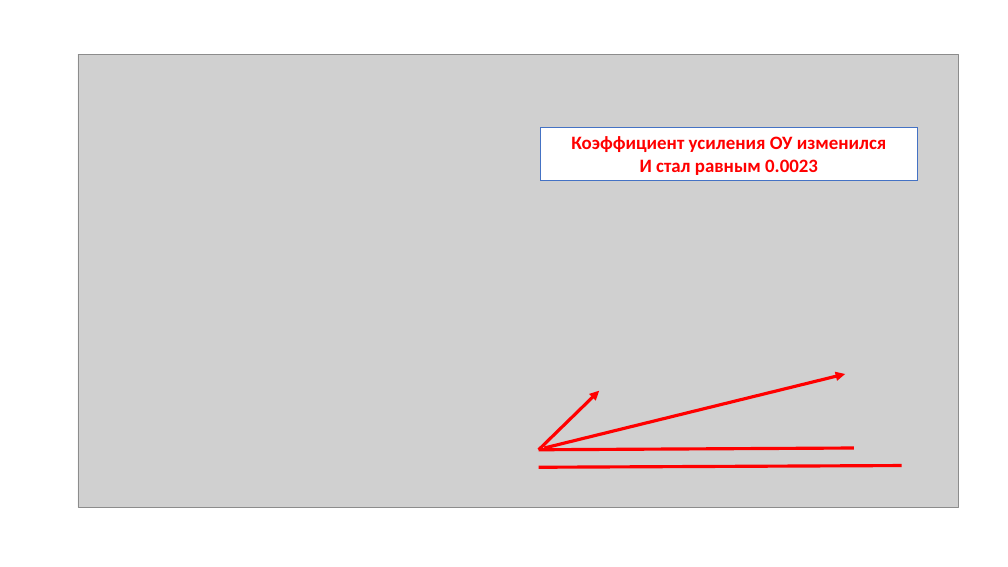
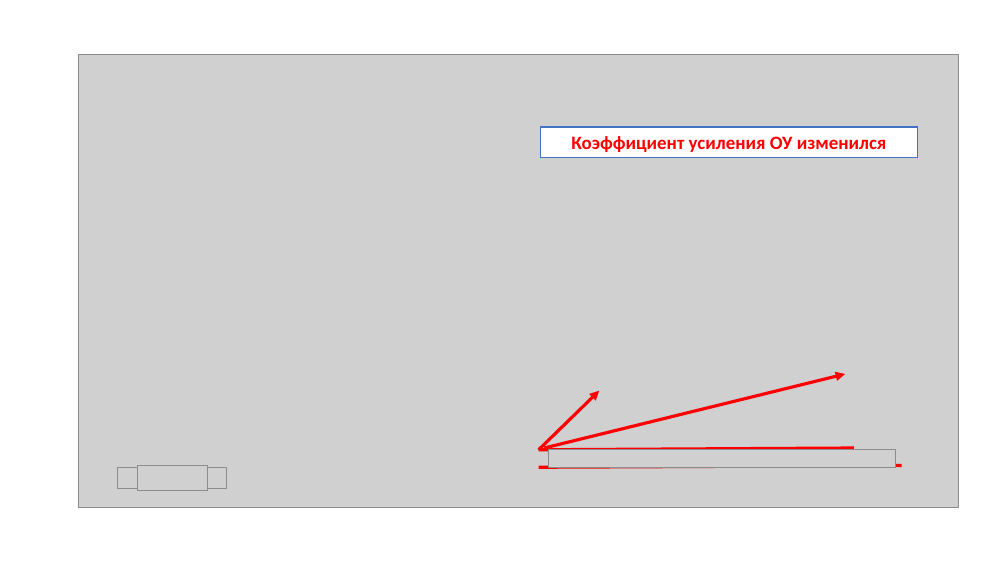
Before and after one commit to AnasEfi/silver-pestic, a slide deck: slide 12 of рубеж 3/презы/ЦАП.pptx. Drawn at 1008x567 pixels with LibreOffice and Linux fonts; fonts in the diff are those of the drawing; grey boxes stand for pictures. Boxes give left, top, right and bottom in pixels: in the first picture for what was removed or moved away, otherwise in the second. Text is boxed around its words. In the diff, an @@ line names an element or a change of style, - is before the commit and + after.

```diff
--- a/рубеж 3/презы/ЦАП.pptx
+++ b/рубеж 3/презы/ЦАП.pptx
@@ rectangle "Коэффициент усиления ОУ изменился": place and size @@
-rectangle "Коэффициент усиления ОУ изменился" at bbox=[541, 127, 918, 181]
+rectangle "Коэффициент усиления ОУ изменился" at bbox=[541, 127, 918, 157]
@@ text in rectangle at bbox=[640, 159, 818, 175]: paragraph removed @@
-И стал равным 0.0023
@@ picture added at bbox=[117, 467, 227, 489] @@
@@ picture added at bbox=[137, 466, 207, 491] @@
@@ picture added at bbox=[548, 450, 896, 467] @@
```
Also in this commit, not shown: 9 other slides changed, 12 other files.
